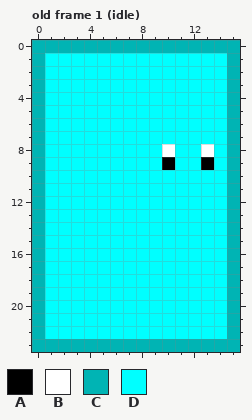
One commit to this pixel-art file: godot/pipeline/aseprite/src/jelly_character.aseprite. Above: the version before the commit.
16x24 pixels, 26 frames. Shown: old frame 1 (idle). The commit also changed other frames, which this record leaves out.
Palette (. is transparent): A #000000  B #ffffff  C #00b4b4  D #00ffff
Pixels before, old frame 1 (idle), first column x 0:
 0 CCCCCCCCCCCCCCCC
 1 CDDDDDDDDDDDDDDC
 2 CDDDDDDDDDDDDDDC
 3 CDDDDDDDDDDDDDDC
 4 CDDDDDDDDDDDDDDC
 5 CDDDDDDDDDDDDDDC
 6 CDDDDDDDDDDDDDDC
 7 CDDDDDDDDDDDDDDC
 8 CDDDDDDDDDBDDBDC
 9 CDDDDDDDDDADDADC
10 CDDDDDDDDDDDDDDC
11 CDDDDDDDDDDDDDDC
12 CDDDDDDDDDDDDDDC
13 CDDDDDDDDDDDDDDC
14 CDDDDDDDDDDDDDDC
15 CDDDDDDDDDDDDDDC
16 CDDDDDDDDDDDDDDC
17 CDDDDDDDDDDDDDDC
18 CDDDDDDDDDDDDDDC
19 CDDDDDDDDDDDDDDC
20 CDDDDDDDDDDDDDDC
21 CDDDDDDDDDDDDDDC
22 CDDDDDDDDDDDDDDC
23 CCCCCCCCCCCCCCCC
The same view after the edit:
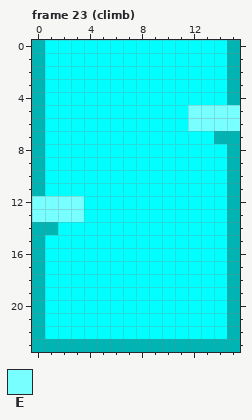
Colours new in this view: E #78ffff
A new or re-ordered frame is compared with the old frame closest to it.
What changed:
frames 26 -> 30
Frame 23 (climb) is new; against old frame 1 (idle):
Colour C replaces colour D in row 7 at x 14; in row 14 at x 1.
Colour D replaces colour A in row 9 at x 10 and 13.
Colour D replaces colour B in row 8 at x 10 and 13.
Colour D replaces colour C in row 0 at x 1 to 14.
Colour E replaces colour C in rows 5 to 6 at x 15; in rows 12 to 13 at x 0.
Colour E replaces colour D in rows 5 to 6 at x 12 to 14; in rows 12 to 13 at x 1 to 3.
Pixel boxes of the changes (left, top, right, bottom) in both pictures:
changed: (45, 40, 240, 170)
changed: (32, 196, 84, 235)
